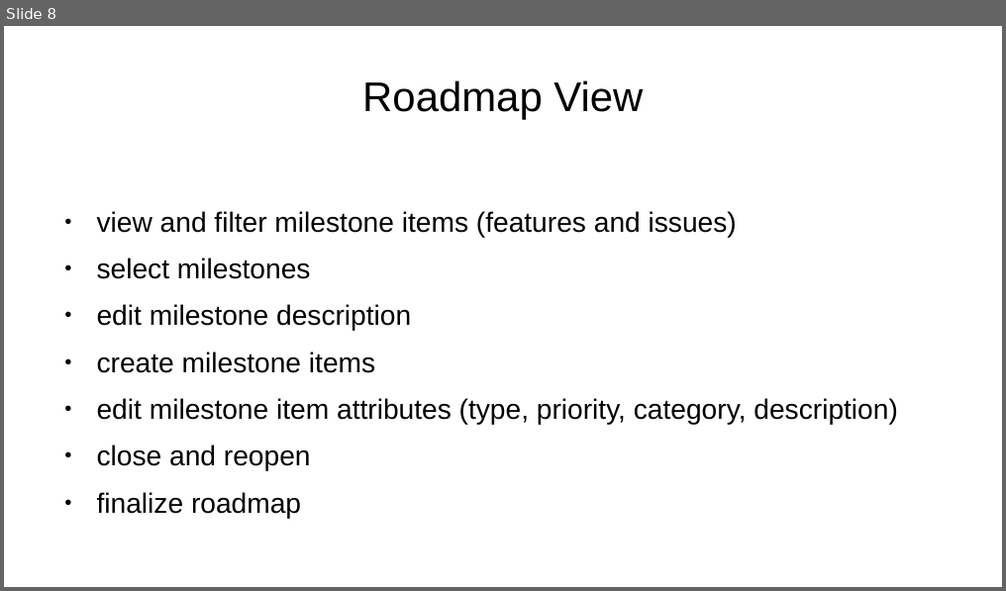
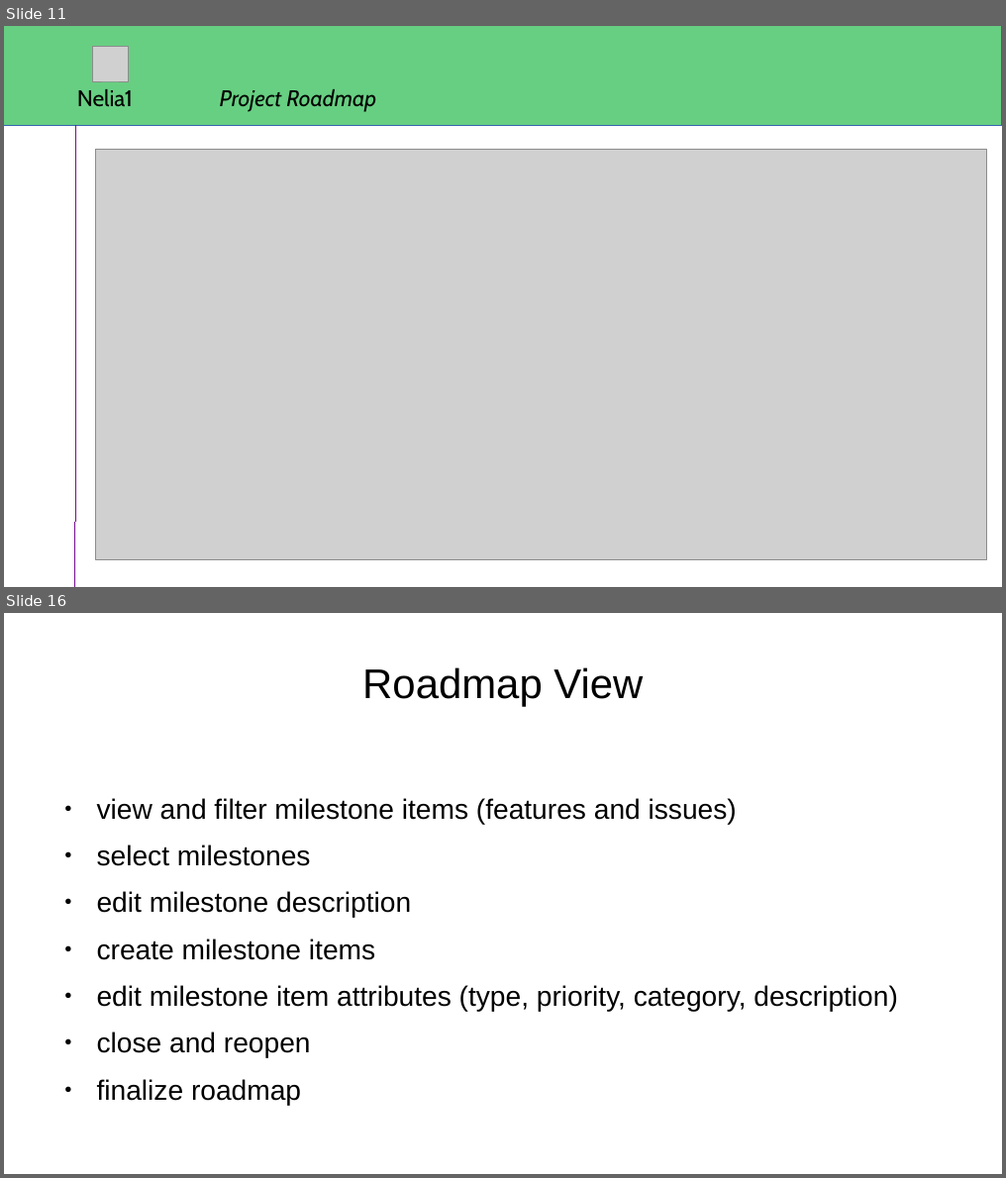
Before and after one commit to skriticos/nelia1, a slide deck: video/nelia1-presentation.odp. Shown one above the other, each under a label of ours: slide 8 before the commit, slides 11 and 16 after it; the slides between them are not shown. The pictures are 1006x591 and 1006x1178 pixels, drawn with LibreOffice and Linux fonts; fonts in the diff are those of the drawing; grey boxes stand for pictures. Boxes give left, top, right and bottom in pixels: in the first picture for what was removed or moved away, otherwise in the second. Text is boxed around its words. In the diff, an @@ line names an element or a change of style, - is before the commit and + after.

```diff
--- a/video/nelia1-presentation.odp
+++ b/video/nelia1-presentation.odp
@@ slide 11 added at <box>4,26,1002,587</box>, background #FFFFFF @@
@@ rectangle added at <box>4,26,1002,126</box>, fill #67CF82, outline #3465AF 0 pt @@
@@ picture added at <box>93,46,128,81</box> @@
@@ text added at <box>77,89,133,107</box>, 18 pt, text #000000 @@
+Nelia1
@@ text added at <box>220,89,376,112</box>, 18 pt, text #000000, italic @@
+Project Roadmap
@@ line added from (75, 587) to (75, 126), #74108C 0 pt @@
@@ picture added at <box>96,149,987,561</box> @@
@@ what was slide 8 is now slide 16 @@
```
Also in this commit, not shown: 3 slides changed, 12 other slides added, 5 slides removed.
